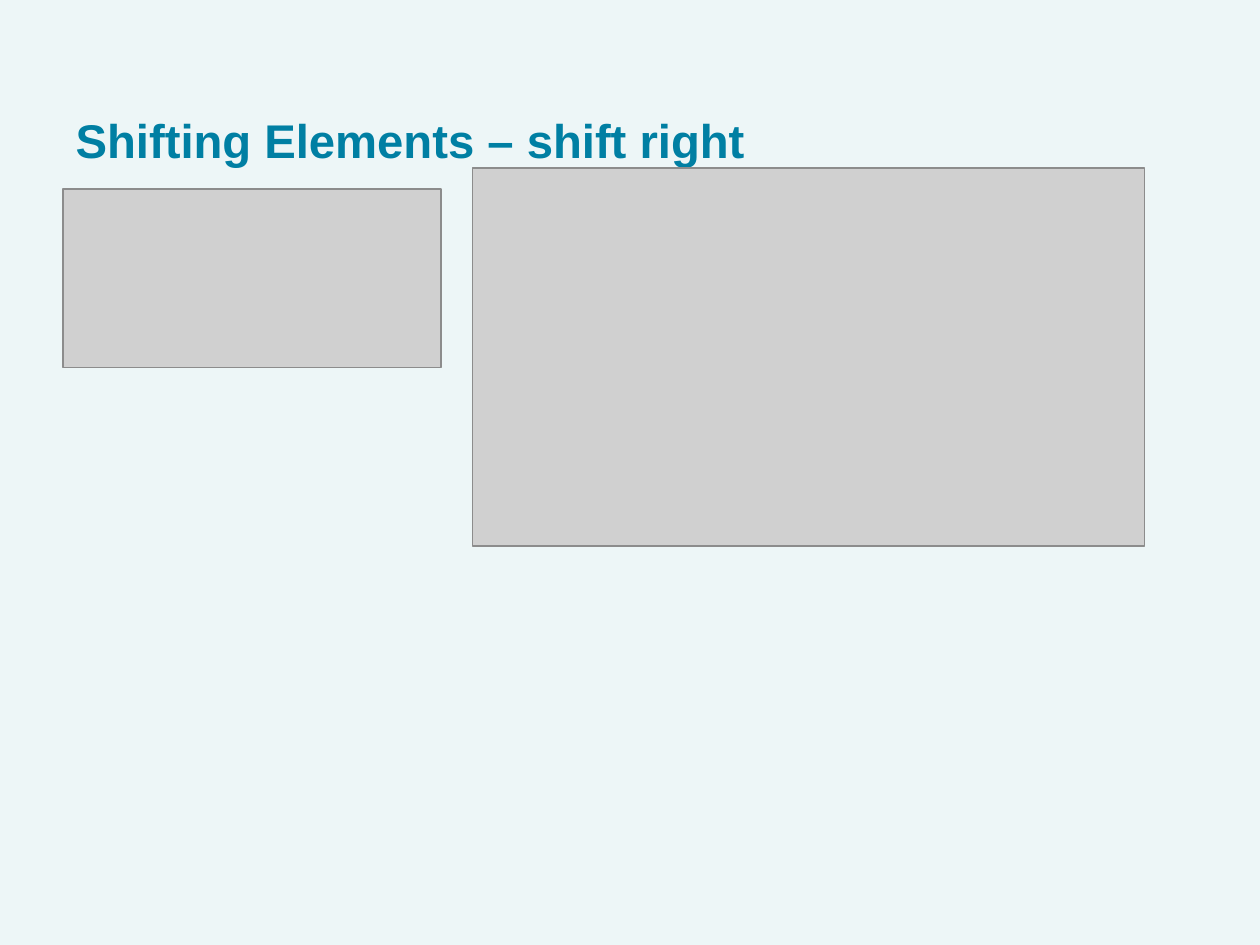
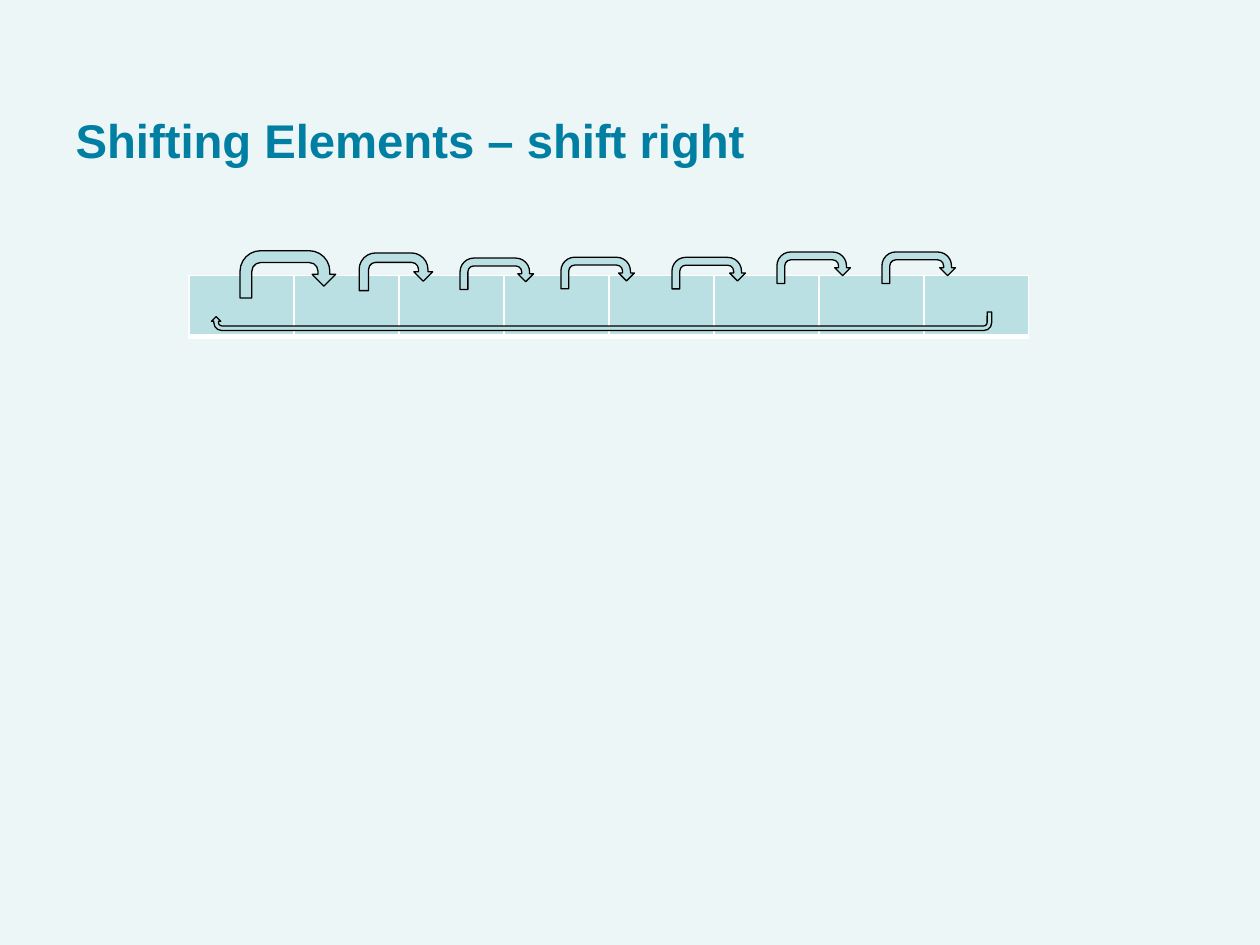
Before and after one commit to bzartoshty/bzartoshty.github.io, a slide deck: slide 8 of COMP182/Lectures/Lecture1/Lecture01-Review.pptx (slide 9 before the commit). Drawn at 1260x945 pixels with LibreOffice and Linux fonts; fonts in the diff are those of the drawing; grey boxes stand for pictures. Boxes give left, top, right and bottom in pixels: in the first picture for what was removed or moved away, otherwise in the second. Text is boxed around its words. In the diff, an @@ line names an element or a change of style, - is before the commit and + after.

```diff
--- a/COMP182/Lectures/Lecture1/Lecture01-Review.pptx
+++ b/COMP182/Lectures/Lecture1/Lecture01-Review.pptx
@@ picture removed at (x1=472, y1=168, x2=1144, y2=546) @@
@@ picture removed at (x1=63, y1=189, x2=441, y2=368) @@
@@ uturn arrow added at (x1=241, y1=251, x2=336, y2=297), fill #BBE0E3, outline #000000 0.75 pt @@
@@ uturn arrow added at (x1=359, y1=253, x2=432, y2=291), fill #BBE0E3, outline #000000 0.75 pt @@
@@ uturn arrow added at (x1=460, y1=258, x2=533, y2=290), fill #BBE0E3, outline #000000 0.75 pt @@
@@ uturn arrow added at (x1=561, y1=257, x2=634, y2=289), fill #BBE0E3, outline #000000 0.75 pt @@
@@ uturn arrow added at (x1=672, y1=257, x2=745, y2=289), fill #BBE0E3, outline #000000 0.75 pt @@
@@ uturn arrow added at (x1=777, y1=252, x2=850, y2=284), fill #BBE0E3, outline #000000 0.75 pt @@
@@ uturn arrow added at (x1=882, y1=252, x2=955, y2=284), fill #BBE0E3, outline #000000 0.75 pt @@
@@ table added at (x1=189, y1=276, x2=1026, y2=328), 1 rows, 8 columns @@
+ |  |  |  |  |  |  | 
@@ uturn arrow added at (x1=212, y1=312, x2=992, y2=331), fill #BBE0E3, outline #000000 0.75 pt @@
```
Also in this commit, not shown: 20 slides removed, 1 other file.
